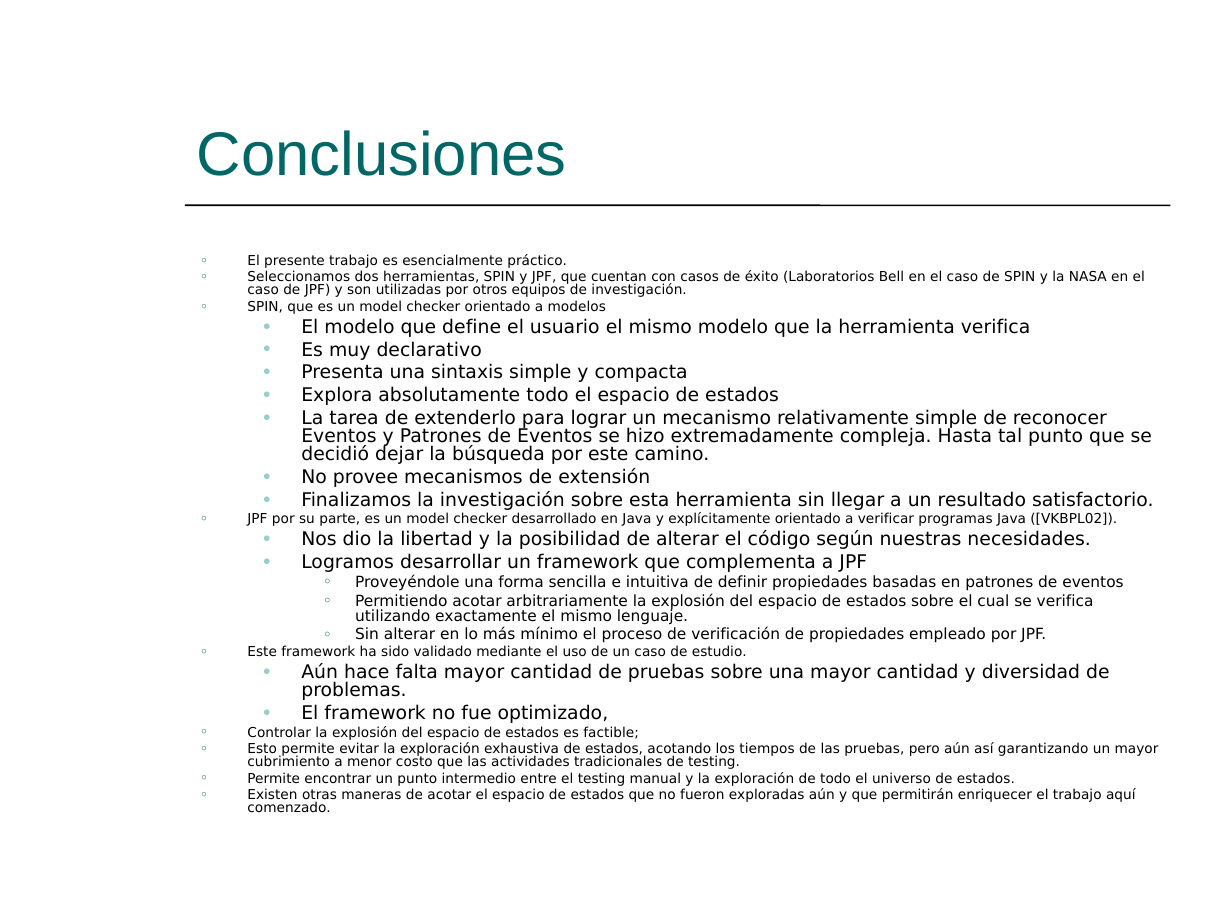
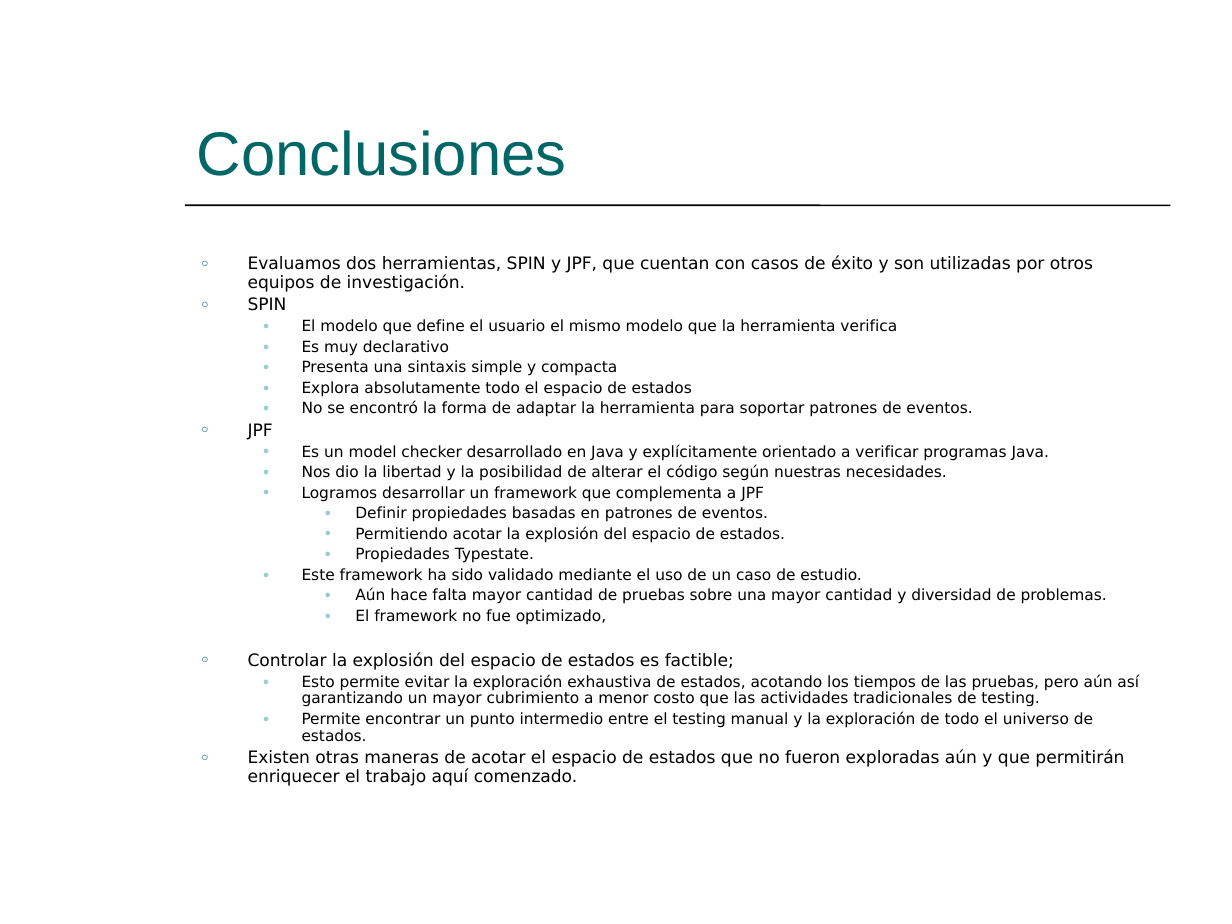
Before and after one commit to hugomelendez/tesis-jpf-2006, a slide deck: slide 44 of tesis-doc/Presentación.ppt (slide 43 before the commit). Drawn at 1232x924 pixels with LibreOffice and Linux fonts; fonts in the diff are those of the drawing. Boxes give left, top, right and bottom in pixels: in the first picture for what was removed or moved away, otherwise in the second. Text is boxed around its words. In the diff, an @@ line names an element or a change of style, - is before the commit and + after.

```diff
--- a/tesis-doc/Presentación.ppt
+++ b/tesis-doc/Presentación.ppt
@@ text at (x1=248, y1=256, x2=1093, y2=311): text changed; size 8 to 10 pt @@
-○ El presente trabajo es esencialmente práctico.
-○ Seleccionamos dos herramientas, SPIN y JPF, que cuentan con casos de éxito (Laboratorios Bell en el caso de SPIN y la NASA en el caso de JPF) y son utilizadas por otros equipos de investigación.
-○ SPIN, que es un model checker orientado a modelos
+○ Evaluamos dos herramientas, SPIN y JPF, que cuentan con casos de éxito y son utilizadas por otros equipos de investigación.
+○ SPIN
@@ text at (x1=248, y1=423, x2=1049, y2=461): text changed; size 11 to 9 pt @@
-  ● La tarea de extenderlo para lograr un mecanismo relativamente simple de reconocer Eventos y Patrones de Eventos se hizo extremadamente compleja. Hasta tal punto que se decidió dejar la búsqueda por este camino.
-  ● No provee mecanismos de extensión
-  ● Finalizamos la investigación sobre esta herramienta sin llegar a un resultado satisfactorio.
-○ JPF por su parte, es un model checker desarrollado en Java y explícitamente orientado a verificar programas Java ([VKBPL02]).
+  ● No se encontró la forma de adaptar la herramienta para soportar patrones de eventos.
+○ JPF
+  ● Es un model checker desarrollado en Java y explícitamente orientado a verificar programas Java.
@@ text at (x1=248, y1=464, x2=1139, y2=786): size 11 to 9 pt in "El modelo que define el usuario el ...", "Es muy declarativo", "Presenta una sintaxis simple y compacta", "Explora absolutamente todo el espacio de estados" and 4 more places; size 8 to 9 pt in "Este framework ha sido validado mediante el ...", "Esto permite evitar la exploración exhaustiva de ...", "Permite encontrar un punto intermedio entre el ..."; size 8 to 10 pt in "Controlar la explosión del espacio de estados ...", "Existen otras maneras de acotar el espacio ..."; line spacing 0.8 to 0.9; bullet ○ to ●; list level 1 to 2 in "Este framework ha sido validado ..."; bullet colour #006666 to #99CCCC; list level 2 to 3 in "Aún hace falta mayor cantidad ..."; list level 2 to 3 in "El framework no fue optimizado,"; list level 1 to 2 in "Esto permite evitar la exploración ..."; list level 1 to 2 in "Permite encontrar un punto intermedio ..." @@
@@ text at (x1=355, y1=506, x2=785, y2=563): text changed @@
-    ○ Proveyéndole una forma sencilla e intuitiva de definir propiedades basadas en patrones de eventos
-    ○ Permitiendo acotar arbitrariamente la explosión del espacio de estados sobre el cual se verifica utilizando exactamente el mismo lenguaje.
-    ○ Sin alterar en lo más mínimo el proceso de verificación de propiedades empleado por JPF.
+    ● Definir propiedades basadas en patrones de eventos.
+    ● Permitiendo acotar la explosión del espacio de estados.
+    ● Propiedades Typestate.
```
Also in this commit, not shown: 29 other slides changed, 2 slides added.
